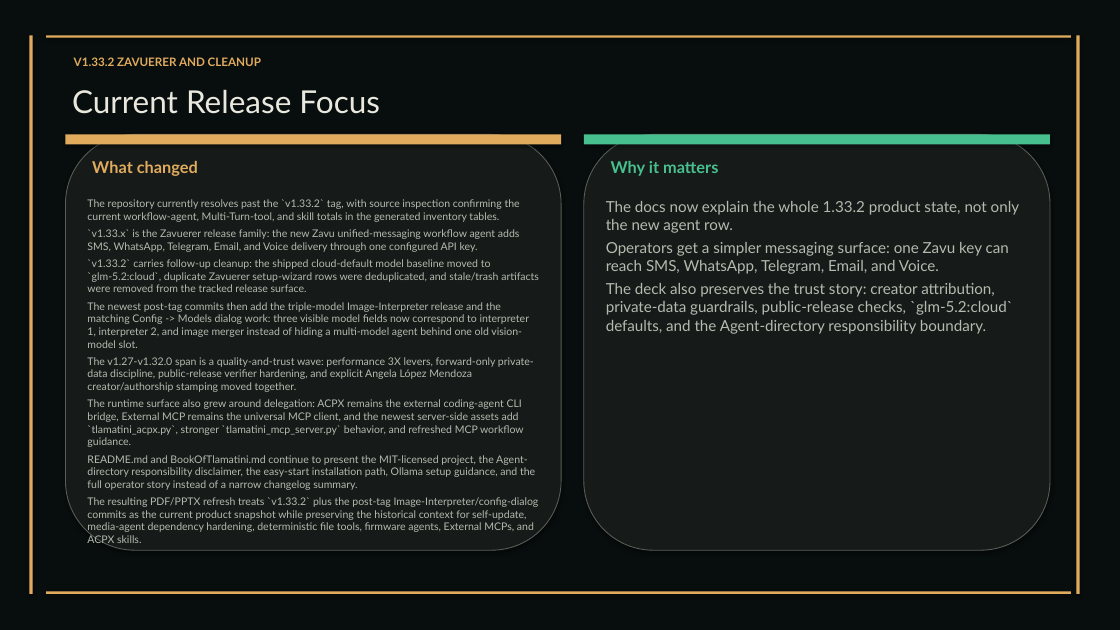
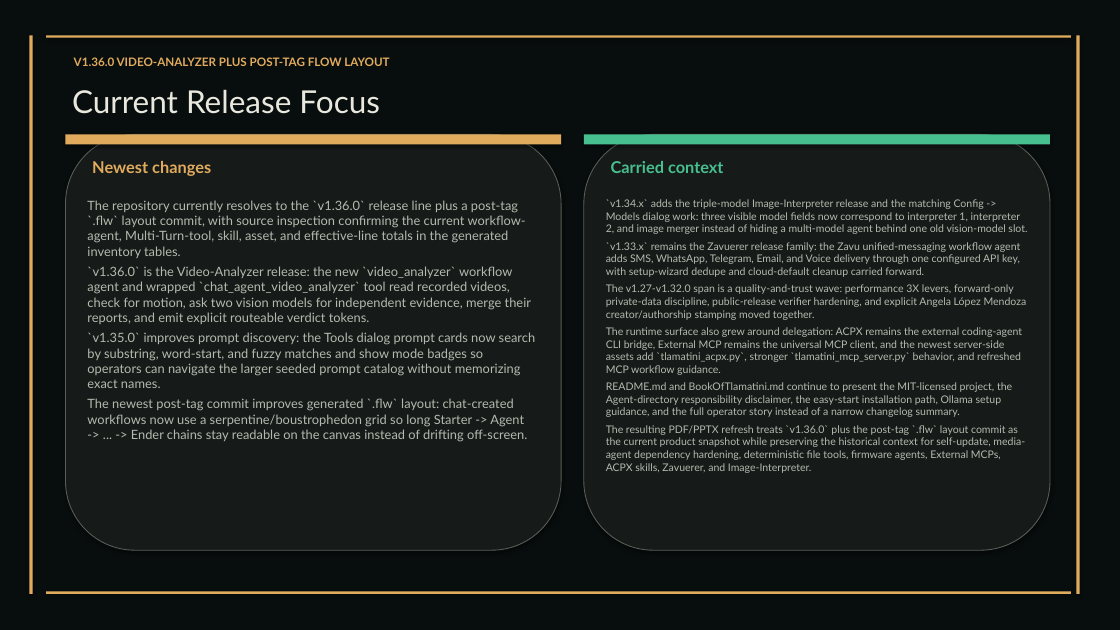
Before and after one commit to XAIHT/Tlamatini, a slide deck: slide 20 of Tlamatini_eXtended_Artificial_Intelligence_Humanly_Tempered.pptx. Drawn at 1120x630 pixels with LibreOffice and Linux fonts; fonts in the diff are those of the drawing. Boxes give left, top, right and bottom in pixels: in the first picture for what was removed or moved away, otherwise in the second. Text is boxed around its words. In the diff, an @@ line names an element or a change of style, - is before the commit and + after.

Commit message:
Updating visual documentation, by angelahack1

```diff
--- a/Tlamatini_eXtended_Artificial_Intelligence_Humanly_Tempered.pptx
+++ b/Tlamatini_eXtended_Artificial_Intelligence_Humanly_Tempered.pptx
@@ text at [74,57,389,66]: text changed @@
-V1.33.2 ZAVUERER AND CLEANUP
+V1.36.0 VIDEO-ANALYZER PLUS POST-TAG FLOW LAYOUT
@@ text at [92,161,211,176]: text changed @@
-What changed
+Newest changes
@@ text at [611,161,724,173]: text changed @@
-Why it matters
+Carried context
@@ text at [87,200,535,442]: text changed; size 9 to 11 pt @@
-The repository currently resolves past the `v1.33.2` tag, with source inspection confirming the current workflow-agent, Multi-Turn-tool, and skill totals in the generated inventory tables.
-`v1.33.x` is the Zavuerer release family: the new Zavu unified-messaging workflow agent adds SMS, WhatsApp, Telegram, Email, and Voice delivery through one configured API key.
-`v1.33.2` carries follow-up cleanup: the shipped cloud-default model baseline moved to `glm-5.2:cloud`, duplicate Zavuerer setup-wizard rows were deduplicated, and stale/trash artifacts were removed from the tracked release surface.
-The newest post-tag commits then add the triple-model Image-Interpreter release and the matching Config -> Models dialog work: three visible model fields now correspond to interpreter 1, interpreter 2, and image merger instead of hiding a multi-model agent behind one old vision-model slot.
-The v1.27-v1.32.0 span is a quality-and-trust wave: performance 3X levers, forward-only private-data discipline, public-release verifier hardening, and explicit Angela López Mendoza creator/authorship stamping moved together.
-The runtime surface also grew around delegation: ACPX remains the external coding-agent CLI bridge, External MCP remains the universal MCP client, and the newest server-side assets add `tlamatini_acpx.py`, stronger `tlamatini_mcp_server.py` behavior, and refreshed MCP workflow guidance.
-README.md and BookOfTlamatini.md continue to present the MIT-licensed project, the Agent-directory responsibility disclaimer, the easy-start installation path, Ollama setup guidance, and the full operator story instead of a narrow changelog summary.
-The resulting PDF/PPTX refresh treats `v1.33.2` plus the post-tag Image-Interpreter/config-dialog commits as the current product snapshot while preserving the historical context for self-update, media-agent dependency hardening, deterministic file tools, firmware agents, External MCPs, and ACPX skills.
+The repository currently resolves to the `v1.36.0` release line plus a post-tag `.flw` layout commit, with source inspection confirming the current workflow-agent, Multi-Turn-tool, skill, asset, and effective-line totals in the generated inventory tables.
+`v1.36.0` is the Video-Analyzer release: the new `video_analyzer` workflow agent and wrapped `chat_agent_video_analyzer` tool read recorded videos, check for motion, ask two vision models for independent evidence, merge their reports, and emit explicit routeable verdict tokens.
+`v1.35.0` improves prompt discovery: the Tools dialog prompt cards now search by substring, word-start, and fuzzy matches and show mode badges so operators can navigate the larger seeded prompt catalog without memorizing exact names.
+The newest post-tag commit improves generated `.flw` layout: chat-created workflows now use a serpentine/boustrophedon grid so long Starter -> Agent -> ... -> Ender chains stay readable on the canvas instead of drifting off-screen.
@@ text at [606,199,1027,473]: text changed; size 13 to 9 pt @@
-The docs now explain the whole 1.33.2 product state, not only the new agent row.
-Operators get a simpler messaging surface: one Zavu key can reach SMS, WhatsApp, Telegram, Email, and Voice.
-The deck also preserves the trust story: creator attribution, private-data guardrails, public-release checks, `glm-5.2:cloud` defaults, and the Agent-directory responsibility boundary.
+`v1.34.x` adds the triple-model Image-Interpreter release and the matching Config -> Models dialog work: three visible model fields now correspond to interpreter 1, interpreter 2, and image merger instead of hiding a multi-model agent behind one old vision-model slot.
+`v1.33.x` remains the Zavuerer release family: the Zavu unified-messaging workflow agent adds SMS, WhatsApp, Telegram, Email, and Voice delivery through one configured API key, with setup-wizard dedupe and cloud-default cleanup carried forward.
+The v1.27-v1.32.0 span is a quality-and-trust wave: performance 3X levers, forward-only private-data discipline, public-release verifier hardening, and explicit Angela López Mendoza creator/authorship stamping moved together.
+The runtime surface also grew around delegation: ACPX remains the external coding-agent CLI bridge, External MCP remains the universal MCP client, and the newest server-side assets add `tlamatini_acpx.py`, stronger `tlamatini_mcp_server.py` behavior, and refreshed MCP workflow guidance.
+README.md and BookOfTlamatini.md continue to present the MIT-licensed project, the Agent-directory responsibility disclaimer, the easy-start installation path, Ollama setup guidance, and the full operator story instead of a narrow changelog summary.
+The resulting PDF/PPTX refresh treats `v1.36.0` plus the post-tag `.flw` layout commit as the current product snapshot while preserving the historical context for self-update, media-agent dependency hardening, deterministic file tools, firmware agents, External MCPs, ACPX skills, Zavuerer, and Image-Interpreter.
```
Also in this commit, not shown: 49 other slides changed, 4 slides added, 2 other files.
